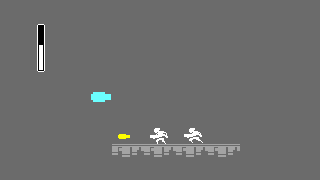
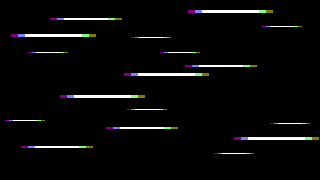
The second 320x180 image is a revision of the first. Changes to its layers:
hid "gun" over [37, 24, 202, 139]
hid "player" over [154, 128, 203, 144]
hid "Layer 0" over [0, 0, 320, 180]
added group "stars" with 68 layers above "black" over [5, 10, 319, 154]
added group "star big copy 5" with 3 layers in group "stars" over [234, 137, 319, 140]
added layer "Layer 5" (1st of 5, in "stars" › "star big copy 5") (addition) in group "star big copy 5" over [248, 137, 319, 140]
added layer "Layer 6" (1st of 5, in "stars" › "star big copy 5") (addition) in group "star big copy 5" over [241, 137, 312, 140]
added layer "Layer 4" (1st of 5, in "stars" › "star big copy 5") (addition) in group "star big copy 5" over [234, 137, 305, 140]
added group "star big copy 4" with 3 layers in group "stars" over [124, 73, 209, 76]
added layer "Layer 5" (2nd of 5, in "stars" › "star big copy 4") (addition) in group "star big copy 4" over [138, 73, 209, 76]
added layer "Layer 6" (2nd of 5, in "stars" › "star big copy 4") (addition) in group "star big copy 4" over [131, 73, 202, 76]
added layer "Layer 4" (2nd of 5, in "stars" › "star big copy 4") (addition) in group "star big copy 4" over [124, 73, 195, 76]
added group "star big copy 3" with 3 layers in group "stars" over [188, 10, 273, 13]
added layer "Layer 5" (3rd of 5, in "stars" › "star big copy 3") (addition) in group "star big copy 3" over [202, 10, 273, 13]
added layer "Layer 6" (3rd of 5, in "stars" › "star big copy 3") (addition) in group "star big copy 3" over [195, 10, 266, 13]
added layer "Layer 4" (3rd of 5, in "stars" › "star big copy 3") (addition) in group "star big copy 3" over [188, 10, 259, 13]
added group "star big copy 2" with 3 layers in group "stars" over [60, 95, 145, 98]
added group "star big" with 3 layers in group "stars" over [11, 34, 96, 37]
added layer "black" over [0, 0, 320, 180]
…and 56 more changes (54 added, 2 visibility)
